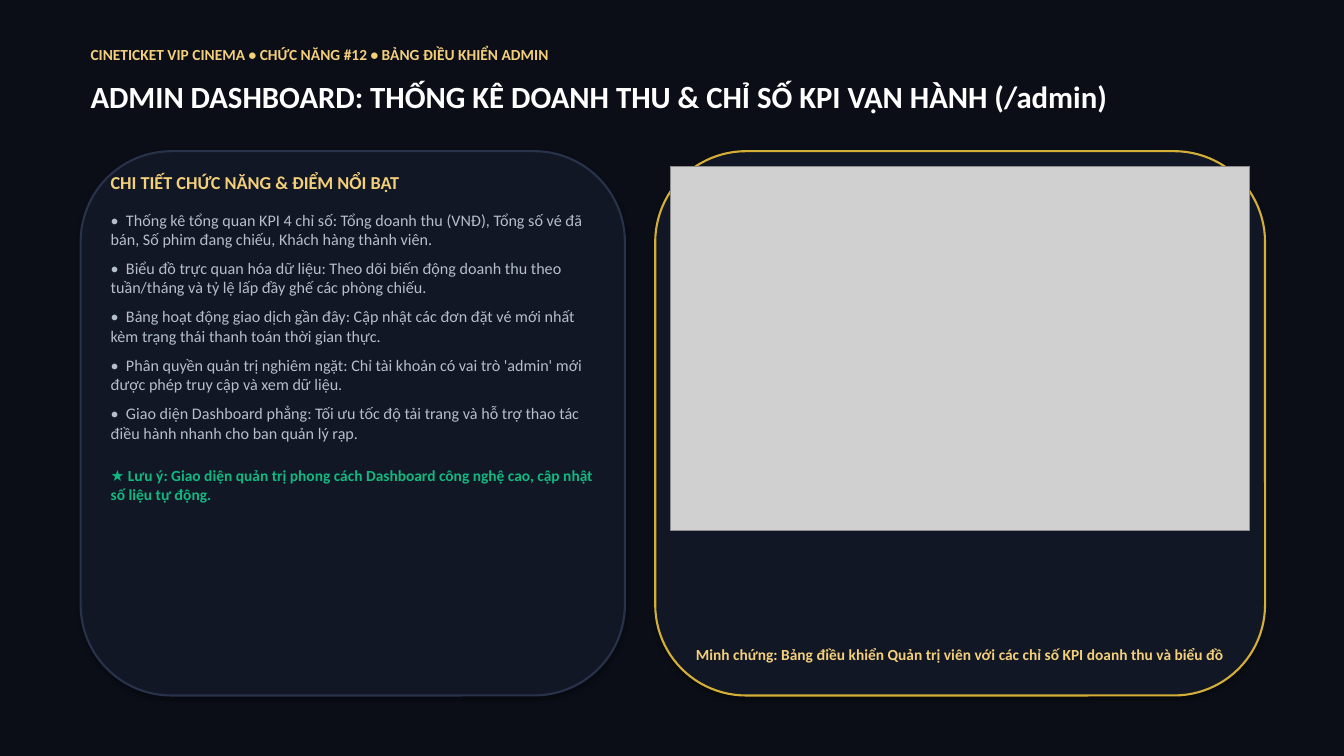
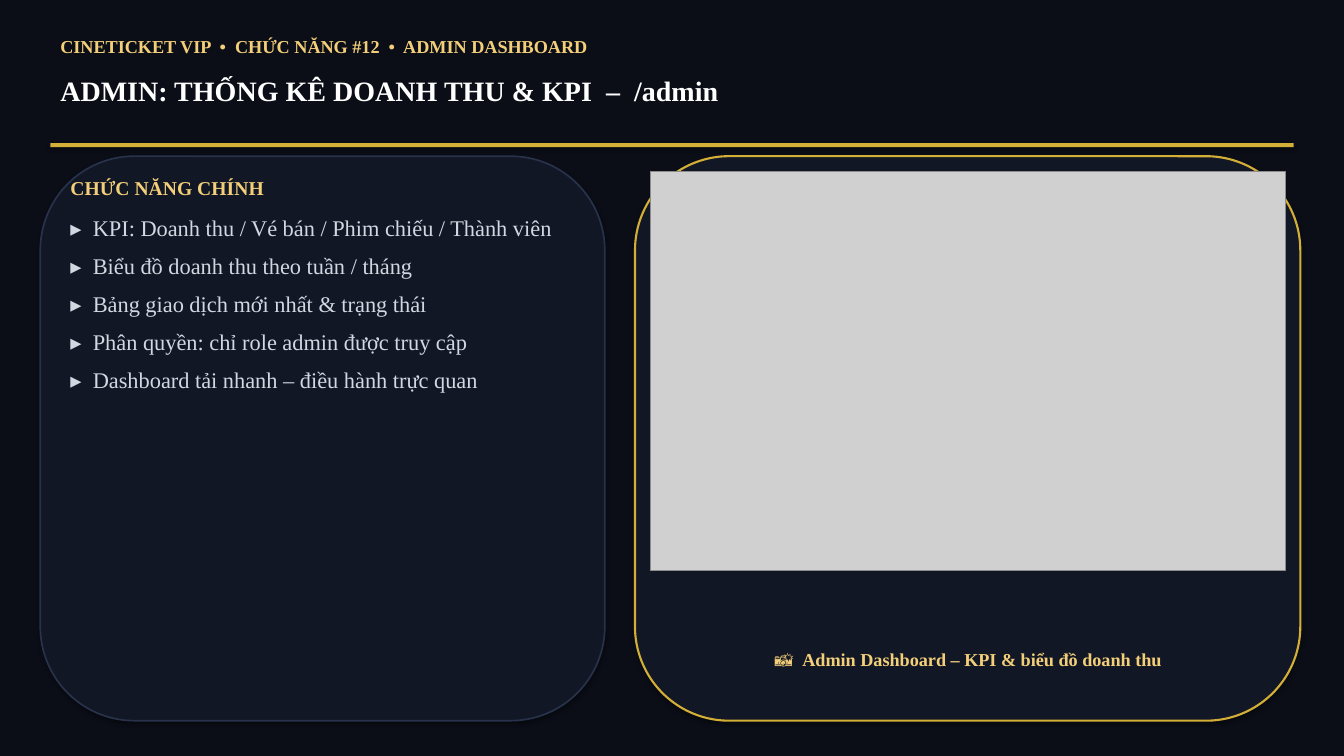
Before and after one commit to hathao109207-oss/hathao, a slide deck: slide 13 of BaoCao_ChucNang_CineTicket.pptx. Drawn at 1344x756 pixels with LibreOffice and Linux fonts; fonts in the diff are those of the drawing; grey boxes stand for pictures. Boxes give left, top, right and bottom in pixels: in the first picture for what was removed or moved away, otherwise in the second. Text is boxed around its words. In the diff, an @@ line names an element or a change of style, - is before the commit and + after.

Commit message:
style(pptx): font Times New Roman 16, noi dung rut gon theo tu khoa

```diff
--- a/BaoCao_ChucNang_CineTicket.pptx
+++ b/BaoCao_ChucNang_CineTicket.pptx
@@ text at (x1=60, y1=39, x2=587, y2=54): text changed; size 11 to 13 pt; font Calibri to Times New Roman @@
-CINETICKET VIP CINEMA • CHỨC NĂNG #12 • BẢNG ĐIỀU KHIỂN ADMIN
+CINETICKET VIP • CHỨC NĂNG #12 • ADMIN DASHBOARD
@@ text at (x1=60, y1=80, x2=718, y2=102): text changed; size 22 to 20 pt; font Calibri to Times New Roman @@
-ADMIN DASHBOARD: THỐNG KÊ DOANH THU & CHỈ SỐ KPI VẬN HÀNH (/admin)
+ADMIN: THỐNG KÊ DOANH THU & KPI – /admin
@@ rectangle added at (x1=50, y1=143, x2=1294, y2=147), fill #D4AF37 @@
@@ rounded rectangle resized from (x1=81, y1=151, x2=625, y2=696) to (x1=40, y1=156, x2=605, y2=721) @@
@@ rounded rectangle at (x1=40, y1=156, x2=605, y2=721): outline #28324B 1.5 pt to #28324B 1.2 pt @@
@@ rounded rectangle resized from (x1=655, y1=151, x2=1265, y2=696) to (x1=635, y1=156, x2=1301, y2=721) @@
@@ picture resized from (x1=670, y1=166, x2=1250, y2=530) to (x1=650, y1=171, x2=1286, y2=571) @@
@@ text at (x1=70, y1=180, x2=551, y2=393): text changed; size 11.5 to 16 pt; font Calibri to Times New Roman; text colour #B4BECD to #D2D7E1 @@
-CHI TIẾT CHỨC NĂNG & ĐIỂM NỔI BẬT
-• Thống kê tổng quan KPI 4 chỉ số: Tổng doanh thu (VNĐ), Tổng số vé đã bán, Số phim đang chiếu, Khách hàng thành viên.
-• Biểu đồ trực quan hóa dữ liệu: Theo dõi biến động doanh thu theo tuần/tháng và tỷ lệ lấp đầy ghế các phòng chiếu.
-• Bảng hoạt động giao dịch gần đây: Cập nhật các đơn đặt vé mới nhất kèm trạng thái thanh toán thời gian thực.
-• Phân quyền quản trị nghiêm ngặt: Chỉ tài khoản có vai trò 'admin' mới được phép truy cập và xem dữ liệu.
-• Giao diện Dashboard phẳng: Tối ưu tốc độ tải trang và hỗ trợ thao tác điều hành nhanh cho ban quản lý rạp.
-★ Lưu ý: Giao diện quản trị phong cách Dashboard công nghệ cao, cập nhật số liệu tự động.
+CHỨC NĂNG CHÍNH
+▸ KPI: Doanh thu / Vé bán / Phim chiếu / Thành viên
+▸ Biểu đồ doanh thu theo tuần / tháng
+▸ Bảng giao dịch mới nhất & trạng thái
+▸ Phân quyền: chỉ role admin được truy cập
+▸ Dashboard tải nhanh – điều hành trực quan
@@ text at (x1=802, y1=652, x2=1161, y2=666): text changed; size 11 to 13 pt; font Calibri to Times New Roman @@
-Minh chứng: Bảng điều khiển Quản trị viên với các chỉ số KPI doanh thu và biểu đồ
+📸 Admin Dashboard – KPI & biểu đồ doanh thu
```
Also in this commit, not shown: 15 other slides changed, 1 other file.
